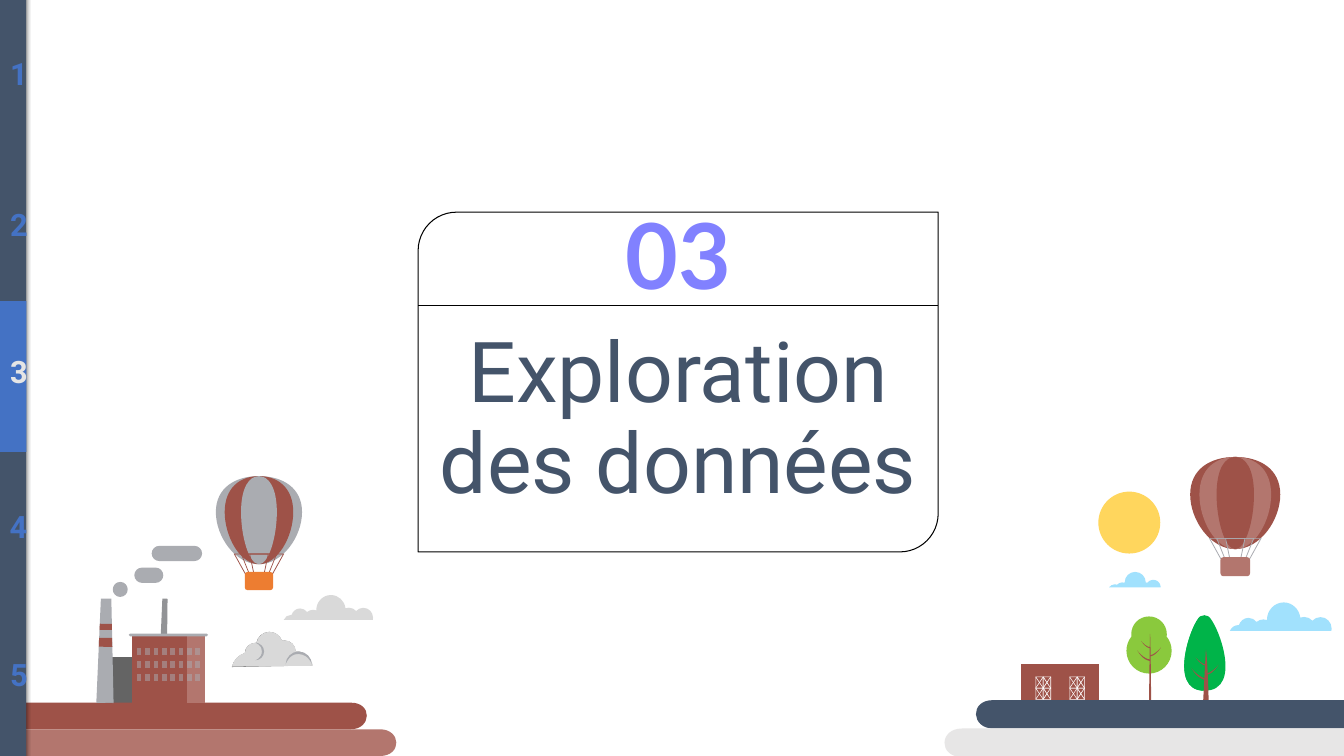
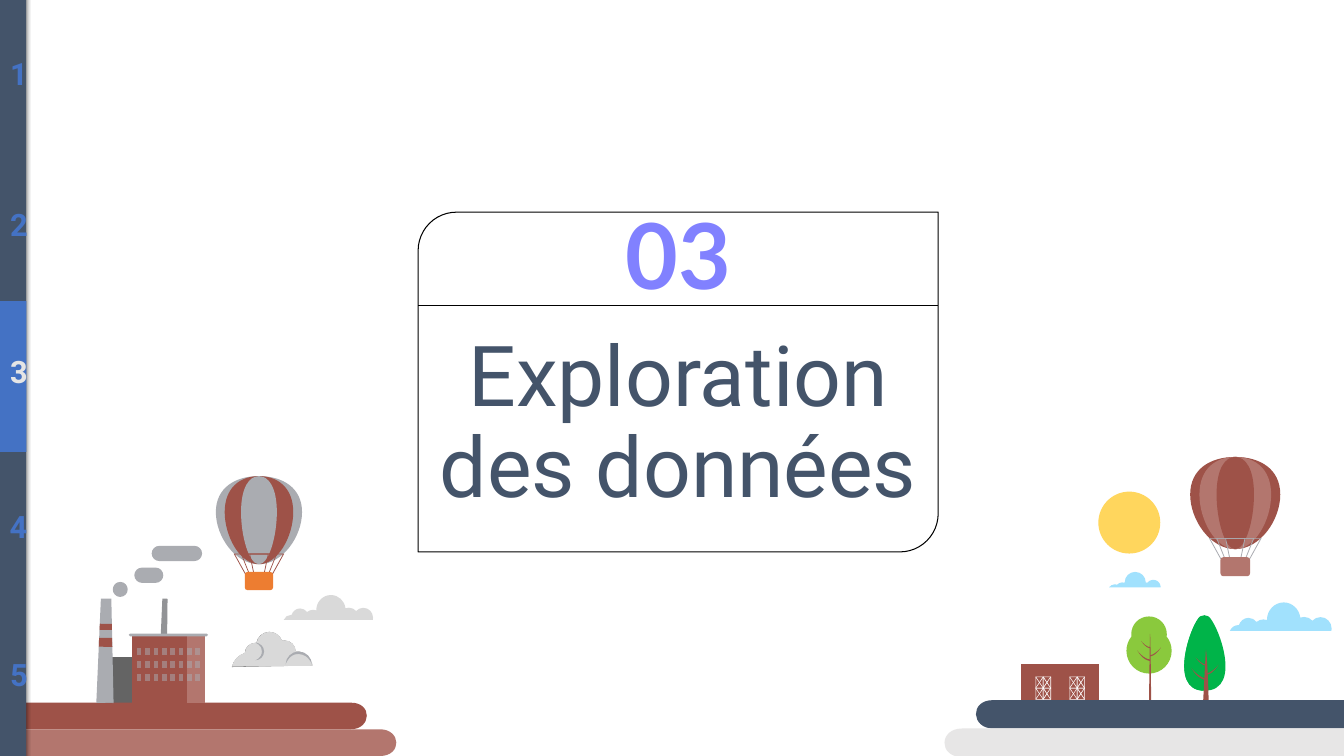
Before and after one commit to BiGHeaDMaX/Predire-Consommation-et-Emissions-de-Batiments, a slide deck: slide 9 of Présentation.pptx. Drawn at 1344x756 pixels with LibreOffice and Linux fonts; fonts in the diff are those of the drawing. Boxes give left, top, right and bottom in pixels: in the first picture for what was removed or moved away, otherwise in the second. Text is boxed around its words. In the diff, an @@ line names an element or a change of style, - is before the commit and + after.

```diff
--- a/Présentation.pptx
+++ b/Présentation.pptx
@@ text "Exploration des données": place and size @@
-text "Exploration des données" at (440,339,916,494)
+text "Exploration des données" at (440,343,916,498)
```
Also in this commit, not shown: 8 other slides changed, 3 slides added.
